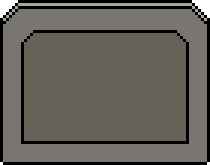
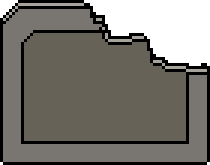
Comparing the layer stacks of the two 210x165 images. Changes:
added layer "Слой 1 копия" above "Слой 1" over (x1=84, y1=0, x2=210, y2=75)
hid "Слой 1" over (x1=84, y1=0, x2=210, y2=75)
hid "Слой 2" over (x1=84, y1=3, x2=207, y2=75)
